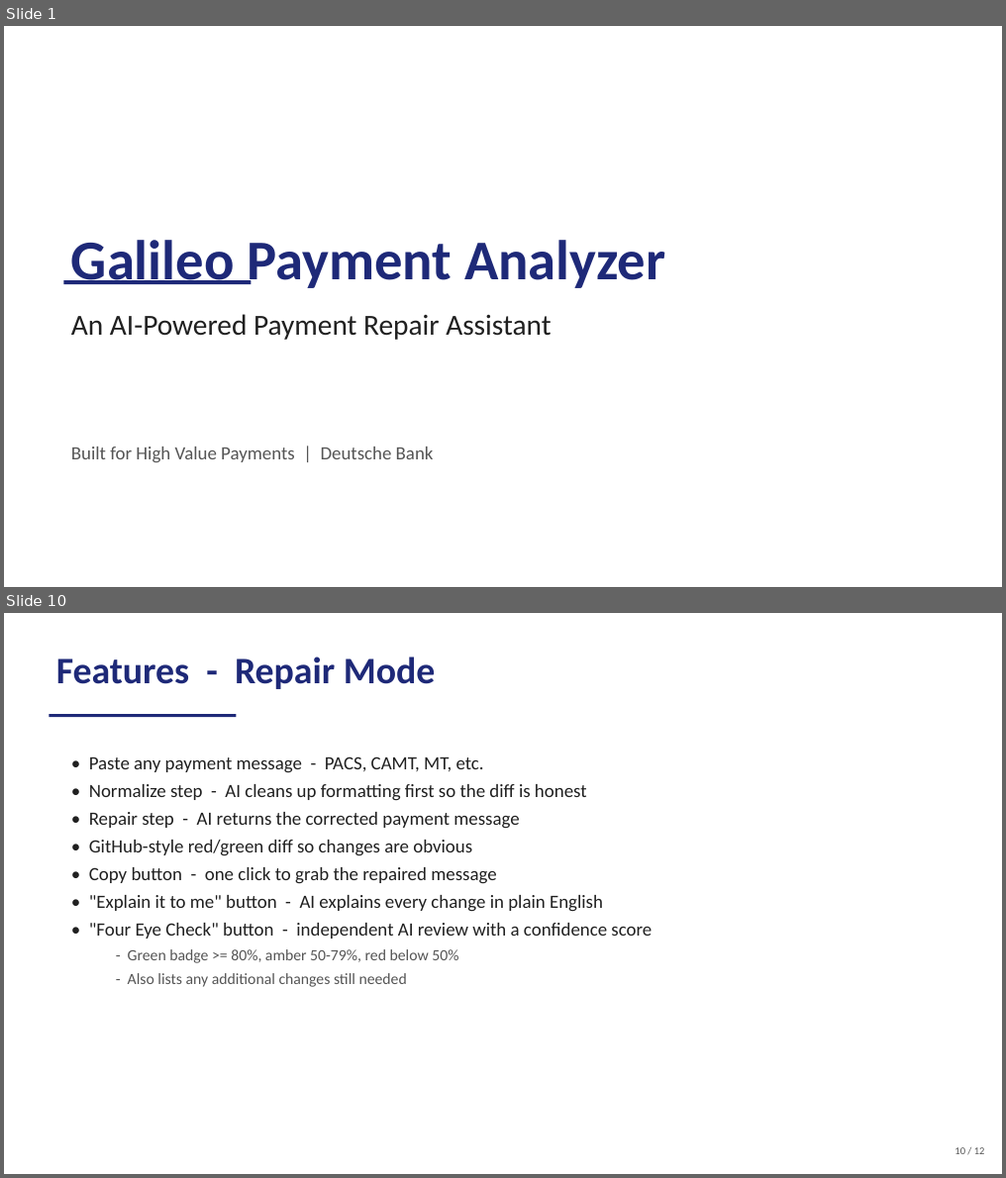
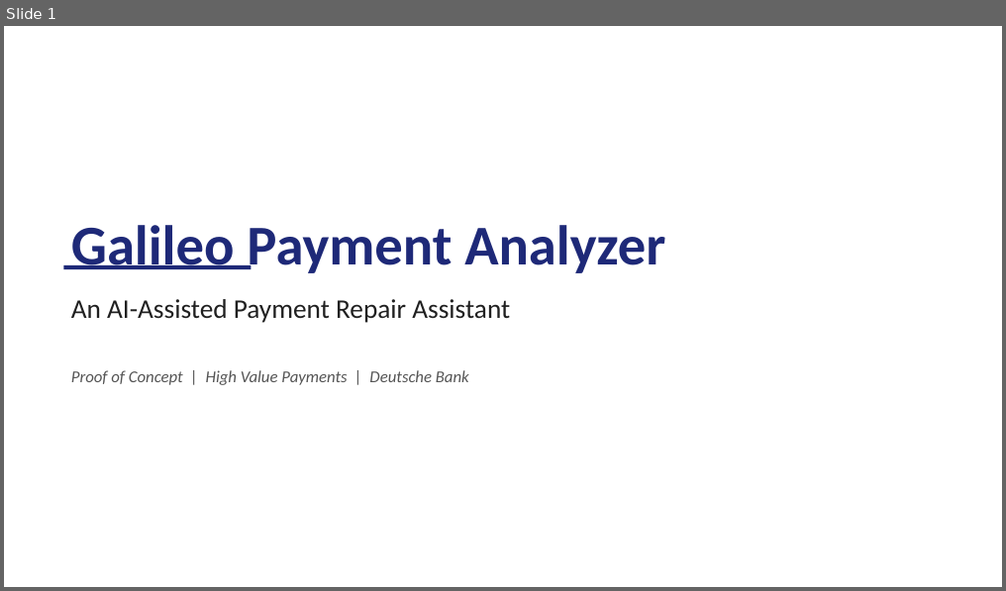
Before and after one commit to AdamJirari/Bank-Game, a slide deck: Galileo_Payment_Analyzer.pptx. Shown one above the other, each under a label of ours: slides 1 and 10 before the commit, slide 1 after it; the slides between them are not shown. The pictures are 1006x1178 and 1006x591 pixels, drawn with LibreOffice and Linux fonts; fonts in the diff are those of the drawing. Boxes give left, top, right and bottom in pixels: in the first picture for what was removed or moved away, otherwise in the second. Text is boxed around its words. In the diff, an @@ line names an element or a change of style, - is before the commit and + after.

```diff
--- a/Galileo_Payment_Analyzer.pptx
+++ b/Galileo_Payment_Analyzer.pptx
@@ slide 10 removed at (4,613,1002,1174), background #FFFFFF @@
@@ text removed at (56,657,436,689) @@
-Features - Repair Mode
@@ rectangle removed at (49,714,236,717) @@
@@ text removed at (89,757,651,987) @@
-• Paste any payment message - PACS, CAMT, MT, etc.
-• Normalize step - AI cleans up formatting first so the diff is honest
-• Repair step - AI returns the corrected payment message
-• GitHub-style red/green diff so changes are obvious
-• Copy button - one click to grab the repaired message
-• "Explain it to me" button - AI explains every change in plain English
-• "Four Eye Check" button - independent AI review with a confidence score
-  - Green badge >= 80%, amber 50-79%, red below 50%
-  - Also lists any additional changes still needed
@@ text removed at (954,1148,985,1155) @@
-10 / 12
@@ slide 1 changed as well @@
@@ text "Galileo Payment Analyzer": place and size @@
-text "Galileo Payment Analyzer" at (71,240,665,288)
+text "Galileo Payment Analyzer" at (71,225,665,274)
@@ rectangle: place and size @@
-rectangle at (63,280,252,285)
+rectangle at (63,266,252,271)
@@ text at (71,299,510,323): text changed; size 28 to 26 pt @@
-An AI-Powered Payment Repair Assistant
+An AI-Assisted Payment Repair Assistant
@@ text at (71,371,469,385): text changed; size 18 to 16 pt; italic on @@
-Built for High Value Payments | Deutsche Bank
+Proof of Concept | High Value Payments | Deutsche Bank
```
Also in this commit, not shown: 3 other slides changed, 7 slides added, 7 other slides removed.
